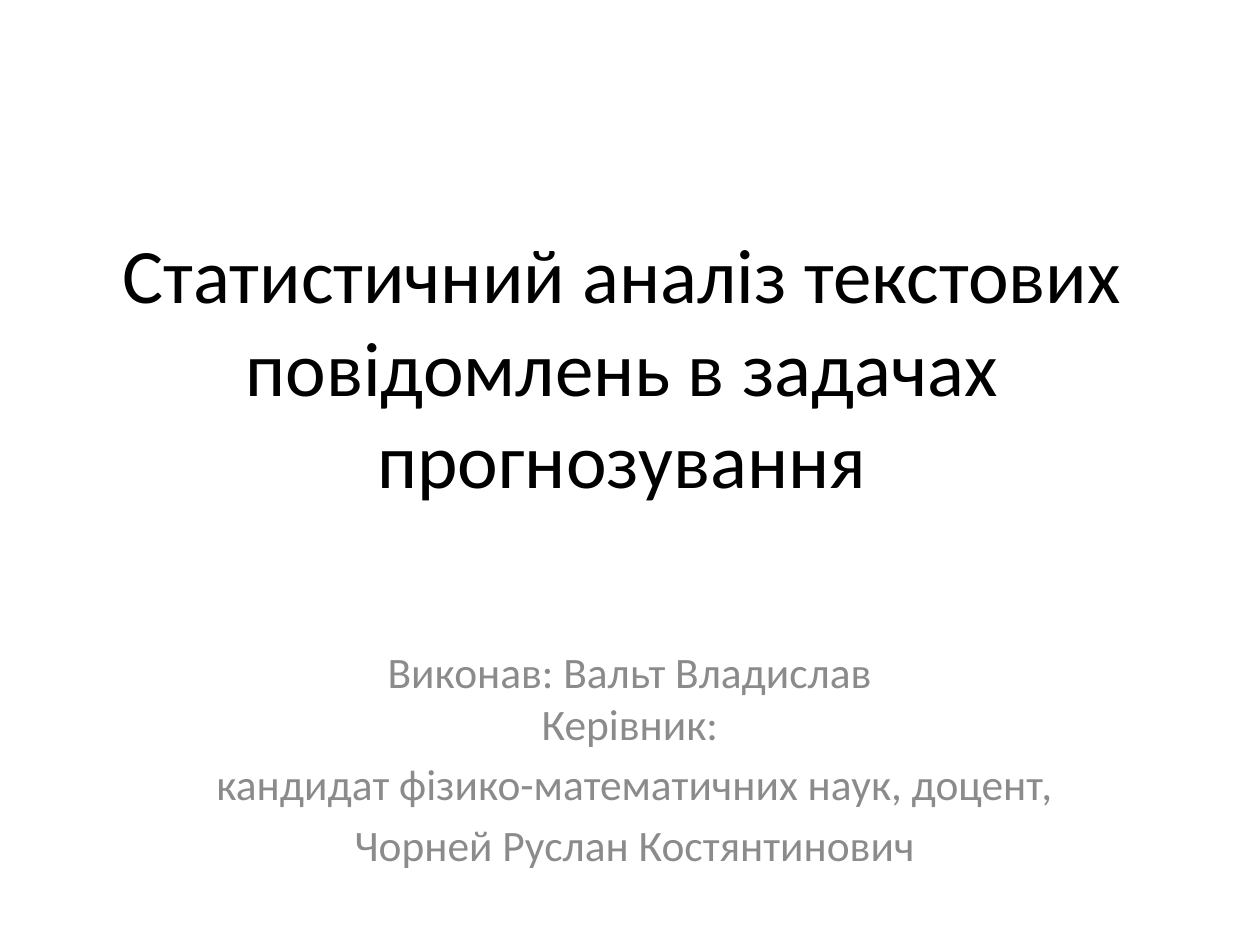
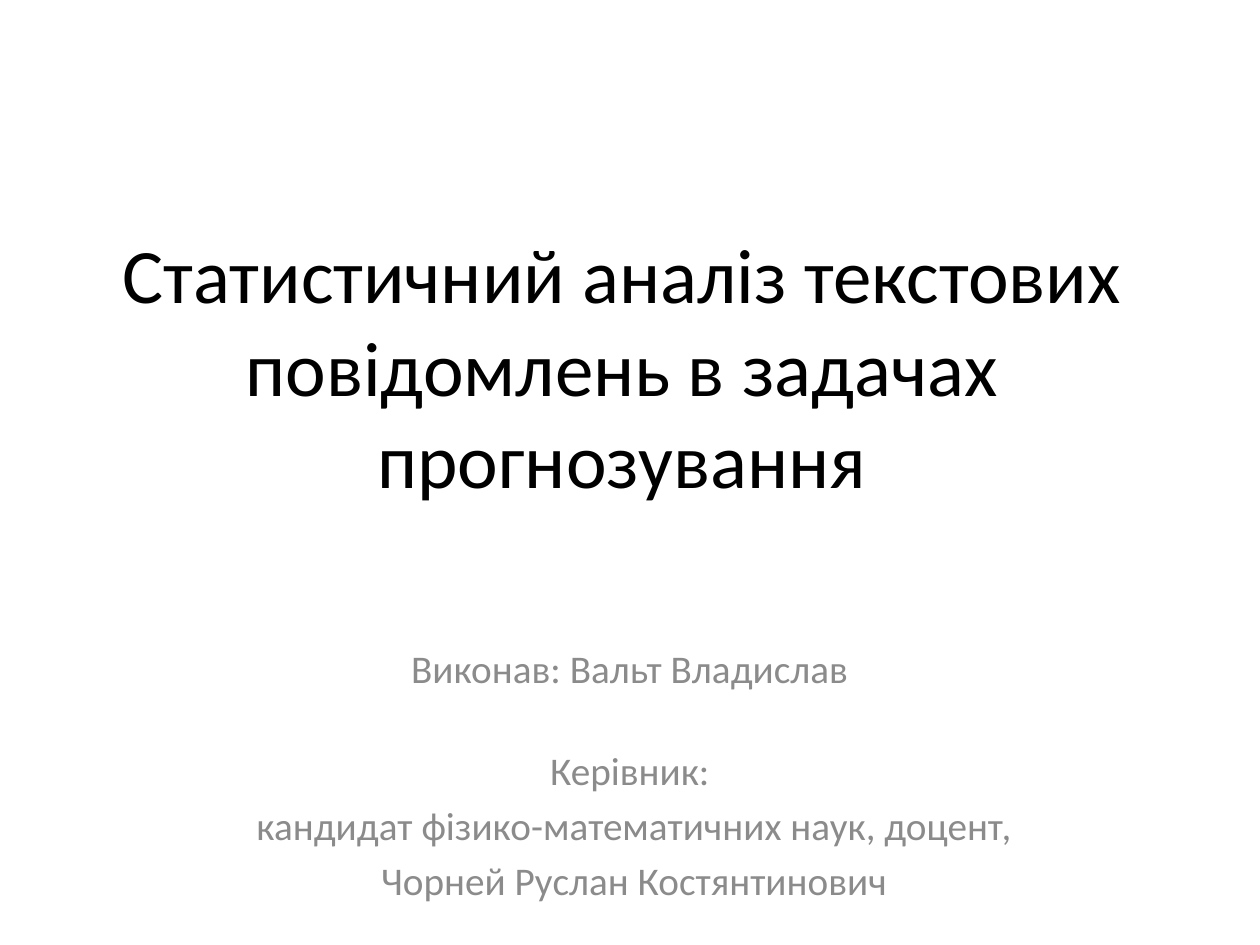
Before and after one commit to danylofitel/Pinocchio, a slide deck: slide 1 of valt_presentation/valt_thesis.pptx. Drawn at 1260x945 pixels with LibreOffice and Linux fonts; fonts in the diff are those of the drawing. Boxes give left, top, right and bottom in pixels: in the first picture for what was removed or moved away, otherwise in the second. Text is boxed around its words. In the diff, an @@ line names an element or a change of style, - is before the commit and + after.

```diff
--- a/valt_presentation/valt_thesis.pptx
+++ b/valt_presentation/valt_thesis.pptx
@@ subtitle at (411,658,848,791): text changed; size 24.8 to 22.4 pt @@
-Виконав: Вальт Владислав
-Керівник:
+Виконав: Вальт Владислав
+Керівник:
@@ subtitle at (256,813,1011,901): size 24.8 to 22.4 pt in "кандидат фізико-математичних наук, доцент,", "Чорней Руслан Костянтинович" @@
```
Also in this commit, not shown: 6 other slides changed, 20 slides added, 1 slide removed, 1 other file.
